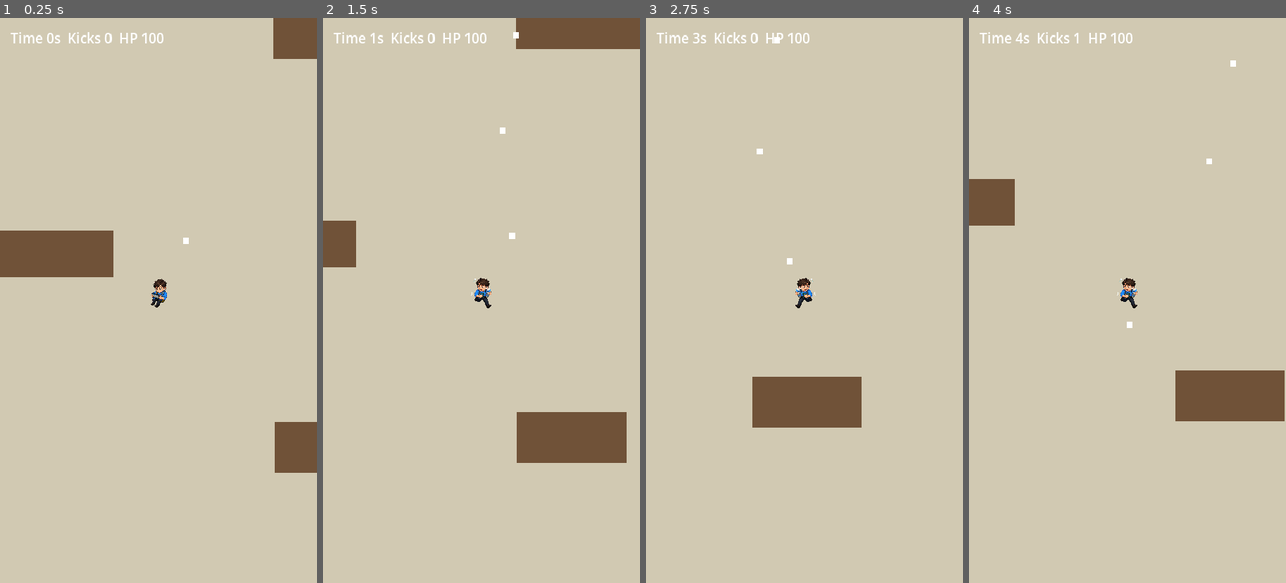
Above: before the commit, frames 1-4 (left to right).
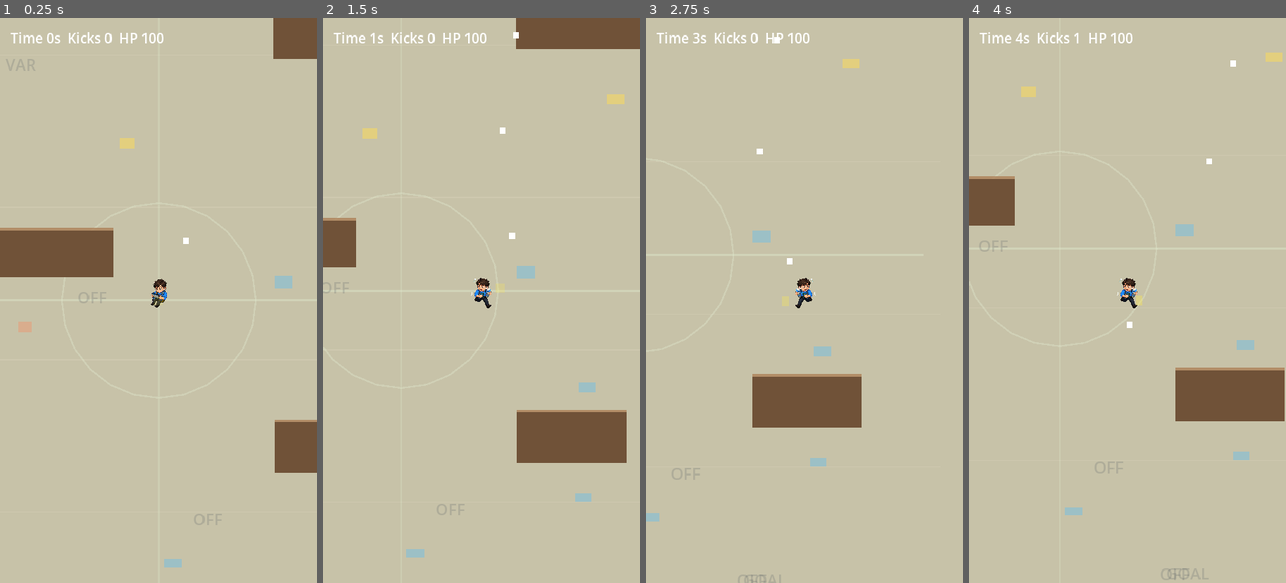
Above: after the commit, the same moments.

Repository: llzclm1/laocao-homepage
Game: Godot game, scene res://scenes/Main.tscn
The game is run twice, just before and just after one commit, with the same random seed, the same clock (stepped at 60 frames per second) and the same inputs.
Inputs (mouse positions are in pixels of both pictures, inside the frame that each line leads up to):
- Up to frame 1 (0.25 s): no input
- Up to frame 2 (1.5 s): move the mouse to (551, 272) at 0.52 s; hold Right (ui_right) 0.53-1.25 s; click (551, 272) at 0.67 s; drag from (418, 328) to (465, 413) at 1.27 s
- Up to frame 3 (2.75 s): move the mouse to (836, 176) at 2.02 s; hold Right (ui_right) from 2.03 s (still down)
- Up to frame 4 (4 s): release Right (ui_right) at 2.75 s; drag from (1111, 413) to (1032, 215) at 2.77 s; move the mouse to (1222, 385) at 3.52 s; hold Left (ui_left) from 3.53 s (still down)

The runs differ from the first frame. In frame 1, 0.8% of the frame differs, in the area x 0-100%, y 7-98%; in frame 2, 0.9%; in frame 3, 0.8%; in frame 4, 1.1%, in the area x 0-100%, y 6-100%.

Commit message:
feat: polish godot worldcup visuals

Diff:
--- a/godot/worldcup-poc/scripts/main.gd
+++ b/godot/worldcup-poc/scripts/main.gd
@@ -12,6 +12,7 @@
 const RUN_SECONDS := 150.0
 const MAX_ENEMIES := 36
 const MAX_PROJECTILES := 24
+const MAX_EFFECTS := 60
 
 var player: Sprite2D
 var player_hp := 100
@@ -23,6 +24,7 @@
 var kills := 0
 var enemies: Array[Dictionary] = []
 var projectiles: Array[Dictionary] = []
+var effects: Array[Dictionary] = []
 
 @onready var world := $World
 @onready var camera := $Camera2D
@@ -51,6 +53,7 @@
 	update_shooting(delta)
 	update_projectiles(delta)
 	update_enemies(delta)
+	update_effects(delta)
 	hud.text = "Time %.0fs  Kicks %d  HP %d" % [elapsed, kills, player_hp]
 	if player_hp <= 0 or elapsed >= RUN_SECONDS:
 		show_result()
@@ -79,9 +82,11 @@
 
 func build_office() -> void:
 	var floor := ColorRect.new()
-	floor.color = Color(0.82, 0.79, 0.70, 1)
+	floor.color = Color(0.78, 0.76, 0.66, 1)
 	floor.size = WORLD_SIZE
 	world.add_child(floor)
+	add_pitch_lines()
+	add_office_details()
 	var templates := [
 		[Vector4(160, 260, 280, 90), Vector4(720, 420, 240, 100), Vector4(1180, 680, 260, 120), Vector4(280, 1480, 320, 110), Vector4(980, 1720, 260, 120)],
 		[Vector4(260, 520, 330, 120), Vector4(980, 300, 240, 110), Vector4(1120, 1040, 320, 110), Vector4(160, 1700, 260, 120), Vector4(900, 1980, 360, 120)],
@@ -94,6 +99,55 @@
 		rect.size = Vector2(item.z, item.w)
 		rect.color = Color(0.44, 0.32, 0.22, 1)
 		world.add_child(rect)
+		add_desk_highlight(rect.position, rect.size)
+
+
+func add_pitch_lines() -> void:
+	add_line(Vector2(120, WORLD_SIZE.y * 0.5), Vector2(WORLD_SIZE.x - 120, WORLD_SIZE.y * 0.5), Color(0.87, 0.91, 0.80, 0.45), 5.0)
+	add_line(Vector2(WORLD_SIZE.x * 0.5, 120), Vector2(WORLD_SIZE.x * 0.5, WORLD_SIZE.y - 120), Color(0.87, 0.91, 0.80, 0.28), 4.0)
+	for angle_index in 24:
+		var a := TAU * float(angle_index) / 24.0
+		var b := TAU * float(angle_index + 1) / 24.0
+		add_line(
+			WORLD_SIZE * 0.5 + Vector2(cos(a), sin(a)) * 230.0,
+			WORLD_SIZE * 0.5 + Vector2(cos(b), sin(b)) * 230.0,
+			Color(0.87, 0.91, 0.80, 0.38),
+			4.0
+		)
+	for y in range(260, int(WORLD_SIZE.y), 360):
+		add_line(Vector2(80, y), Vector2(WORLD_SIZE.x - 80, y), Color(0.95, 0.92, 0.82, 0.16), 2.0)
+
+
+func add_office_details() -> void:
+	for i in 18:
+		var note := ColorRect.new()
+		note.size = Vector2(randf_range(28, 44), randf_range(18, 30))
+		note.position = Vector2(randf_range(80, WORLD_SIZE.x - 120), randf_range(120, WORLD_SIZE.y - 160))
+		note.color = [Color(0.98, 0.85, 0.36, 0.55), Color(0.38, 0.74, 0.94, 0.42), Color(0.97, 0.55, 0.38, 0.38)].pick_random()
+		world.add_child(note)
+	for i in 9:
+		var label := Label.new()
+		label.text = ["VAR", "OFF", "GOAL", "MEET?"].pick_random()
+		label.position = Vector2(randf_range(110, WORLD_SIZE.x - 180), randf_range(160, WORLD_SIZE.y - 200))
+		label.modulate = Color(0.18, 0.22, 0.28, 0.16)
+		label.add_theme_font_size_override("font_size", 38)
+		world.add_child(label)
+
+
+func add_line(from: Vector2, to: Vector2, color: Color, width: float) -> void:
+	var line := Line2D.new()
+	line.points = PackedVector2Array([from, to])
+	line.default_color = color
+	line.width = width
+	world.add_child(line)
+
+
+func add_desk_highlight(position: Vector2, size: Vector2) -> void:
+	var top := ColorRect.new()
+	top.position = position + Vector2(0, -6)
+	top.size = Vector2(size.x, 6)
+	top.color = Color(0.68, 0.50, 0.34, 0.8)
+	world.add_child(top)
 
 
 func update_spawning(delta: float) -> void:
@@ -156,6 +210,7 @@
 	sprite.global_position = random_spawn_point()
 	world.add_child(sprite)
 	enemies.append({"node": sprite, "hp": hp, "speed": speed, "damage": damage, "radius": radius})
+	spawn_ring(sprite.global_position, Color(0.96, 0.48, 0.16, 0.72))
 
 
 func random_spawn_point() -> Vector2:
@@ -190,6 +245,7 @@
 	world.add_child(ball)
 	var direction: Vector2 = (nearest.node.global_position - player.global_position).normalized()
 	projectiles.append({"node": ball, "velocity": direction * 620.0, "life": 1.4, "damage": 22, "radius": 18.0})
+	spawn_trail(player.global_position, Color(1.0, 0.92, 0.28, 0.56))
 	shoot_timer = 0.42
 
 
@@ -210,11 +266,13 @@
 			var radius: float = projectile.radius + enemy.radius
 			if node.global_position.distance_squared_to(enemy_node.global_position) <= radius * radius:
 				enemy.hp -= projectile.damage
+				spawn_hit(enemy_node.global_position)
 				projectiles.erase(projectile)
 				node.queue_free()
 				if enemy.hp <= 0:
 					enemies.erase(enemy)
 					kills += 1
+					spawn_ring(enemy_node.global_position, Color(0.18, 0.72, 0.38, 0.8))
 					enemy_node.queue_free()
 				break
 
@@ -232,6 +290,63 @@
 		var radius: float = float(enemy.radius) + 22.0
 		if player.global_position.distance_squared_to(node.global_position) <= radius * radius:
 			player_hp -= int(ceil(float(enemy.damage) * delta))
+			if int(elapsed * 10.0) % 6 == 0:
+				spawn_trail(player.global_position + Vector2(randf_range(-18, 18), randf_range(-18, 18)), Color(0.95, 0.18, 0.14, 0.42))
+
+
+func spawn_hit(position: Vector2) -> void:
+	for i in 5:
+		var spark := ColorRect.new()
+		spark.size = Vector2(8, 8)
+		spark.position = position + Vector2(randf_range(-16, 16), randf_range(-22, 12))
+		spark.color = [Color(1.0, 0.85, 0.12, 0.9), Color(1.0, 0.25, 0.12, 0.75), Color(1.0, 1.0, 1.0, 0.85)].pick_random()
+		world.add_child(spark)
+		effects.append({"node": spark, "life": 0.28, "velocity": Vector2(randf_range(-90, 90), randf_range(-120, 30)), "fade": true})
+	trim_effects()
+
+
+func spawn_trail(position: Vector2, color: Color) -> void:
+	var puff := ColorRect.new()
+	puff.size = Vector2(randf_range(14, 24), randf_range(14, 24))
+	puff.position = position - puff.size * 0.5
+	puff.color = color
+	world.add_child(puff)
+	effects.append({"node": puff, "life": 0.38, "velocity": Vector2(randf_range(-12, 12), randf_range(-12, 12)), "fade": true})
+	trim_effects()
+
+
+func spawn_ring(position: Vector2, color: Color) -> void:
+	for i in 12:
+		var a := TAU * float(i) / 12.0
+		var dot := ColorRect.new()
+		dot.size = Vector2(7, 7)
+		dot.position = position + Vector2(cos(a), sin(a)) * 34.0
+		dot.color = color
+		world.add_child(dot)
+		effects.append({"node": dot, "life": 0.45, "velocity": Vector2(cos(a), sin(a)) * 80.0, "fade": true})
+	trim_effects()
+
+
+func update_effects(delta: float) -> void:
+	for effect in effects.duplicate():
+		var node: ColorRect = effect.node
+		if not is_instance_valid(node):
+			effects.erase(effect)
+			continue
+		node.position += effect.velocity * delta
+		effect.life -= delta
+		if effect.fade:
+			node.modulate.a = max(0.0, effect.life / 0.45)
+		if effect.life <= 0.0:
+			effects.erase(effect)
+			node.queue_free()
+
+
+func trim_effects() -> void:
+	while effects.size() > MAX_EFFECTS:
+		var effect: Dictionary = effects.pop_front()
+		if is_instance_valid(effect.node):
+			effect.node.queue_free()
 
 
 func show_result() -> void:
Not shown, changed: CODEX_HANDOFF.md
Not shown, changed: CODEX_LOG.md
Not shown, changed: CODEX_TASKS.md
Not shown, changed: game/worldcup-godot/index.pck
Not shown, changed: index.html
Not shown, changed: tools/index.html
Not shown, changed: tools/worldcup-advisor/advisor/index.html
Not shown, changed: tools/worldcup-advisor/fixtures/index.html
Not shown, changed: tools/worldcup-advisor/groups/index.html
Not shown, changed: tools/worldcup-advisor/history/index.html
Not shown, changed: tools/worldcup-advisor/index.html
Not shown, changed: tools/worldcup-advisor/review/index.html
(and 1 more such lines)
